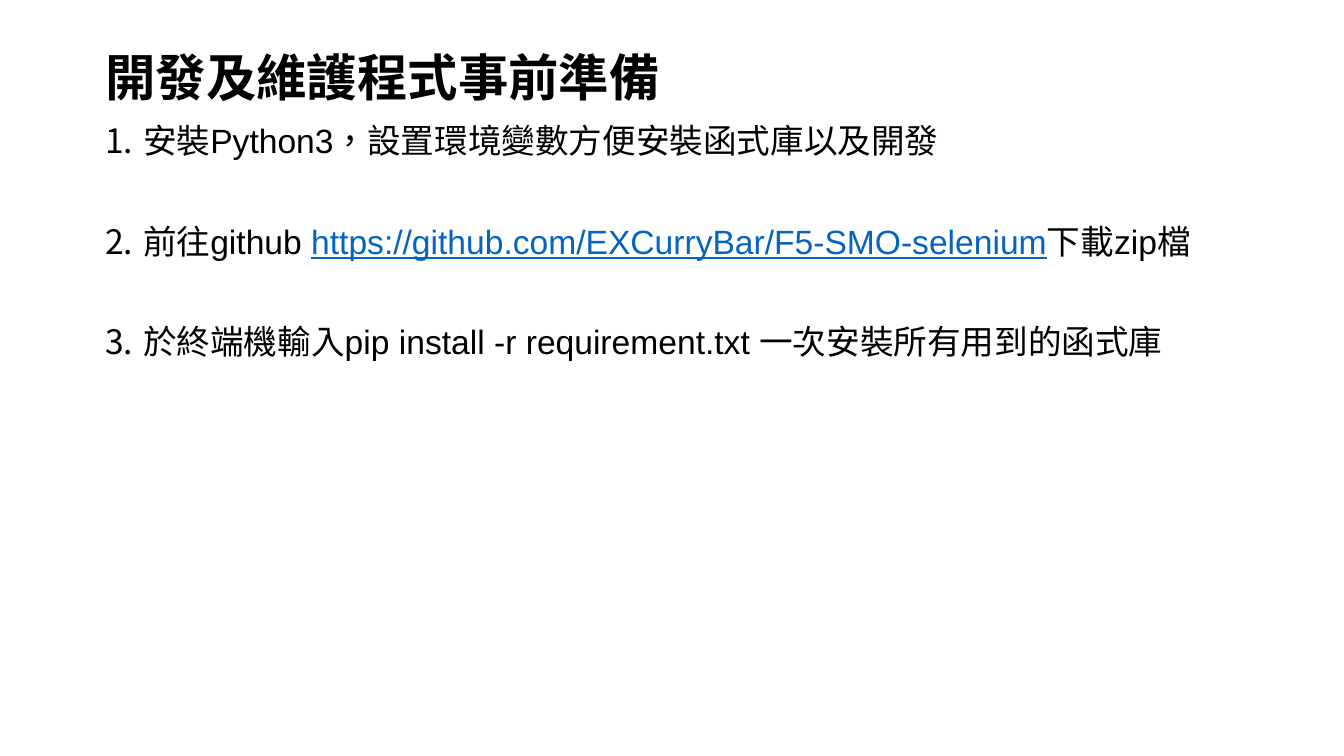
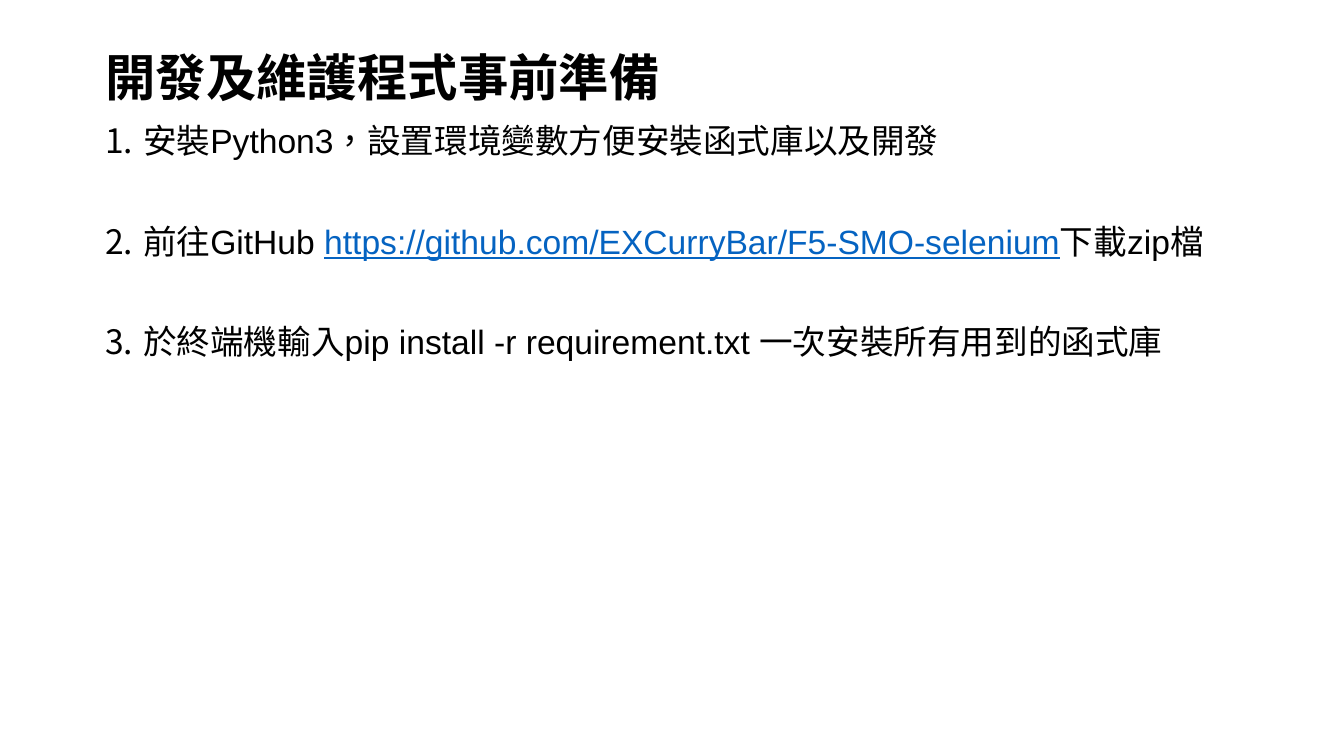
Before and after one commit to EXCurryBar/F5-SMO-selenium, a slide deck: slide 3 of Dynasafe_SMO.pptx. Drawn at 1344x756 pixels with LibreOffice and Linux fonts; fonts in the diff are those of the drawing; background and template pictures are left out. Boxes give left, top, right and bottom in pixels: in the first picture for what was removed or moved away, otherwise in the second. Text is boxed around its words. In the diff, an @@ line names an element or a change of style, - is before the commit and + after.

```diff
--- a/Dynasafe_SMO.pptx
+++ b/Dynasafe_SMO.pptx
@@ text at [143, 225, 1203, 261]: text changed @@
-2. 前往github https://github.com/EXCurryBar/F5-SMO-selenium下載zip檔
+2. 前往GitHub https://github.com/EXCurryBar/F5-SMO-selenium下載zip檔
```
Also in this commit, not shown: 1 other slide changed, 2 other files.
